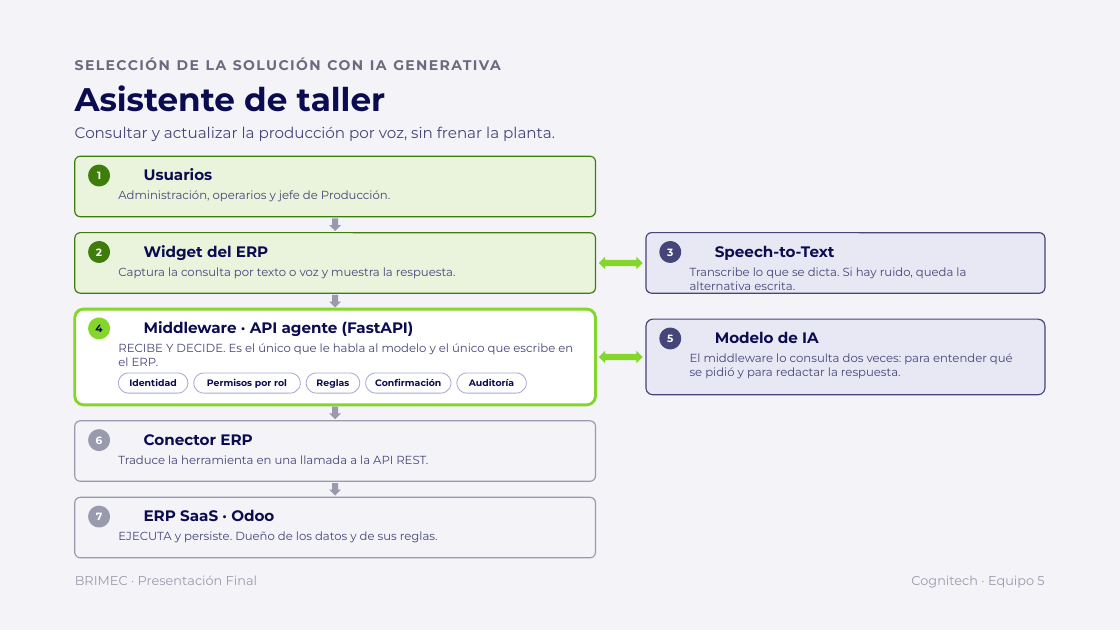
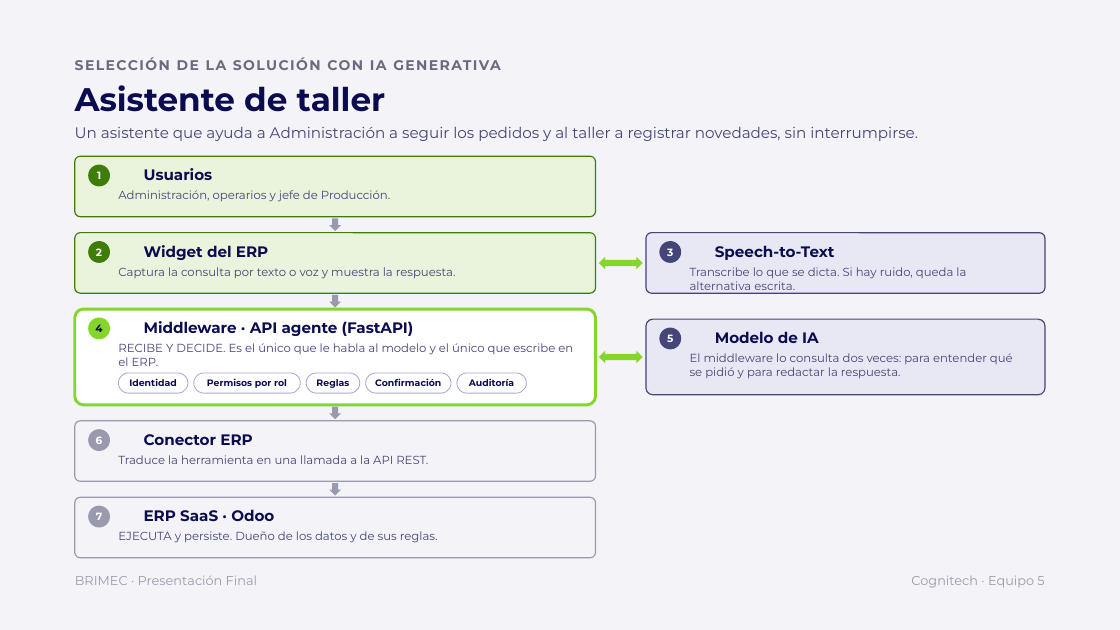
Before and after one commit to MateoSantolin/brimec-asistente, a slide deck: slide 4 of docs/diapositiva-arquitectura.pptx. Drawn at 1120x630 pixels with LibreOffice and Linux fonts; fonts in the diff are those of the drawing; background and template pictures are left out. Boxes give left, top, right and bottom in pixels: in the first picture for what was removed or moved away, otherwise in the second. Text is boxed around its words. In the diff, an @@ line names an element or a change of style, - is before the commit and + after.

```diff
--- a/docs/diapositiva-arquitectura.pptx
+++ b/docs/diapositiva-arquitectura.pptx
@@ text at [75, 127, 918, 141]: text changed @@
-Consultar y actualizar la producción por voz, sin frenar la planta.
+Un asistente que ayuda a Administración a seguir los pedidos y al taller a registrar novedades, sin interrumpirse.
```
Also in this commit, not shown: 3 other files.
